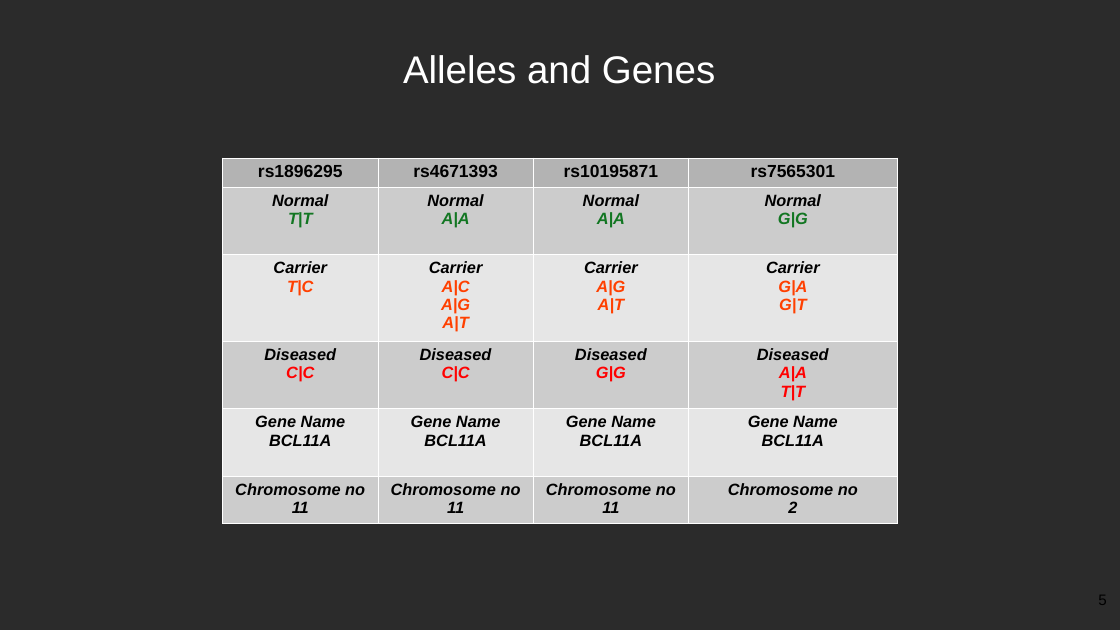
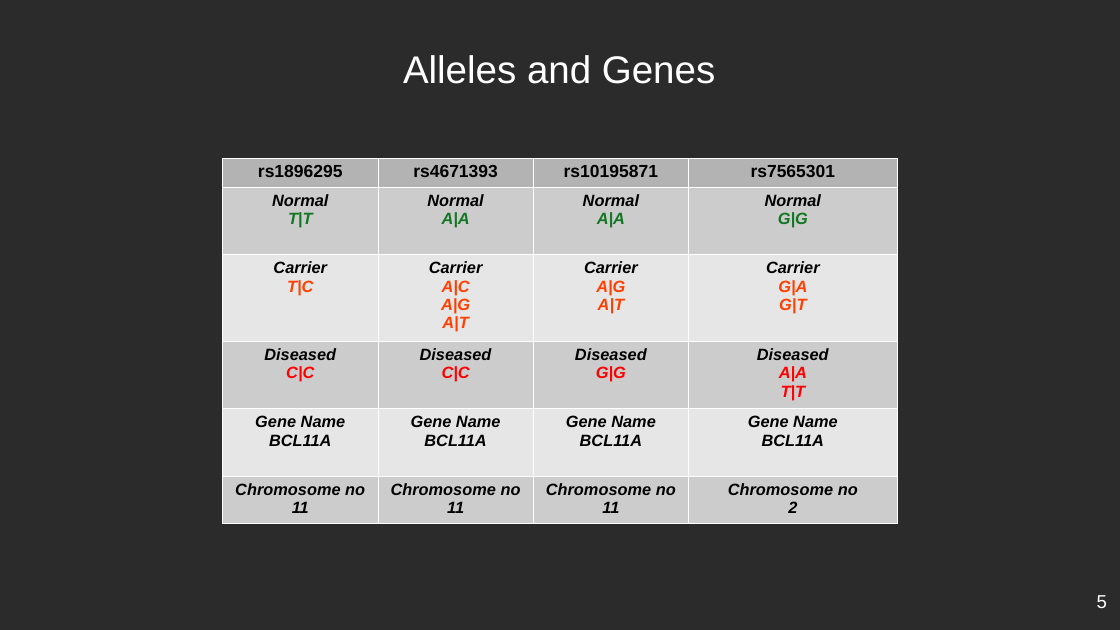
Before and after one commit to YoussifAssem/Genatac, a slide deck: slide 5 of E-Genetics/Proposal/genetics(2).pptx. Drawn at 1120x630 pixels with LibreOffice and Linux fonts; fonts in the diff are those of the drawing; background and template pictures are left out; a plain dark background stands for a picture behind light text. Boxes give left, top, right and bottom in pixels: in the first picture for what was removed or moved away, otherwise in the second. Text is boxed around its words. In the diff, an @@ line names an element or a change of style, - is before the commit and + after.

```diff
--- a/E-Genetics/Proposal/genetics(2).pptx
+++ b/E-Genetics/Proposal/genetics(2).pptx
@@ page number at [1097,595,1107,608]: size 13 to 16 pt, text colour #000000 to #FFFFFF @@
```
Also in this commit, not shown: 5 other slides changed.
